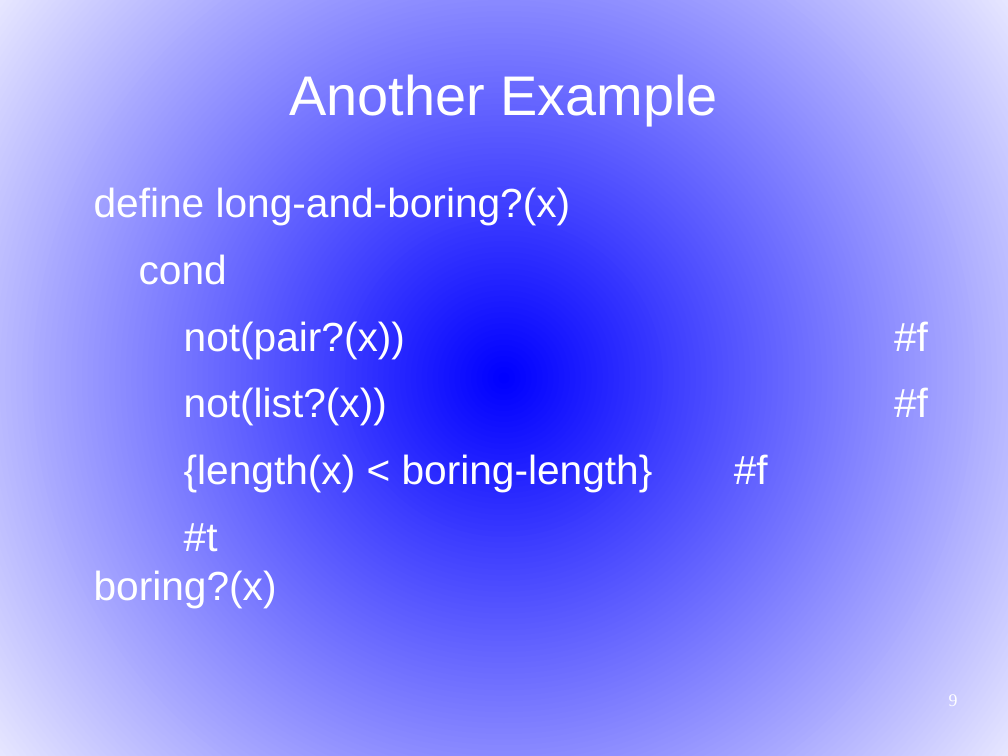
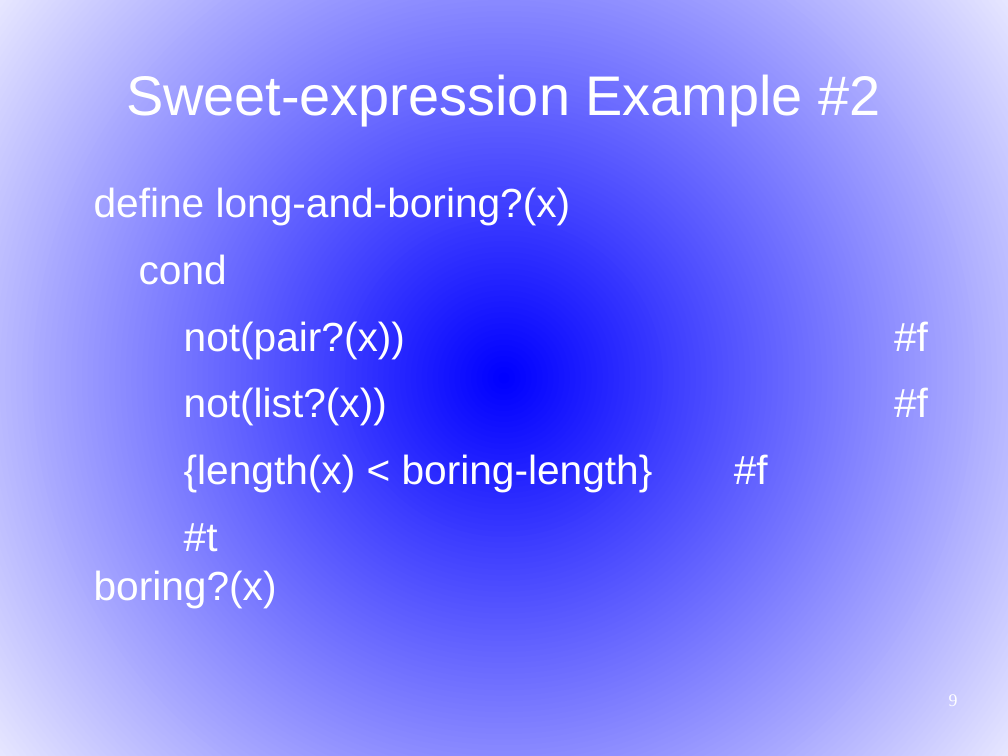
Before and after one commit to martin12333/Readable-Lisp-S-expressions, a slide deck: slide 9 of readable-s-expressions.odp. Drawn at 1008x756 pixels with LibreOffice and Linux fonts; fonts in the diff are those of the drawing. Boxes give left, top, right and bottom in pixels: in the first picture for what was removed or moved away, otherwise in the second. Text is boxed around its words. In the diff, an @@ line names an element or a change of style, - is before the commit and + after.

```diff
--- a/readable-s-expressions.odp
+++ b/readable-s-expressions.odp
@@ title at box(126, 71, 880, 125): text changed @@
-Another Example
+Sweet-expression Example #2
```
Also in this commit, not shown: 8 other slides changed, 1 slide added.
